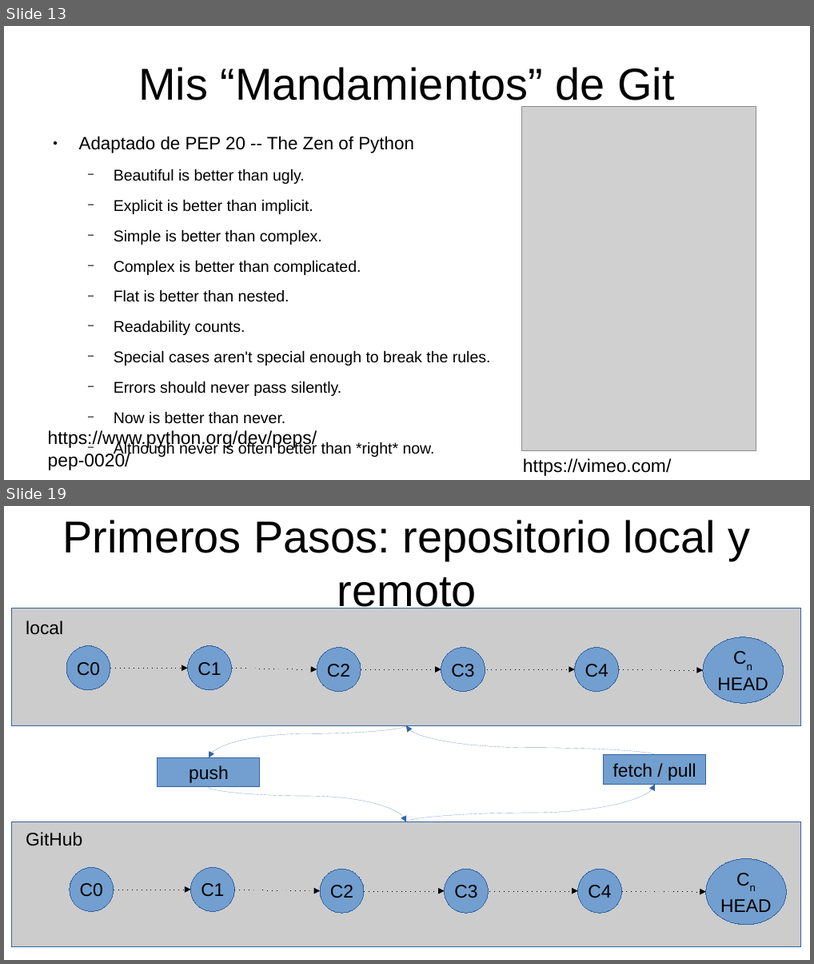
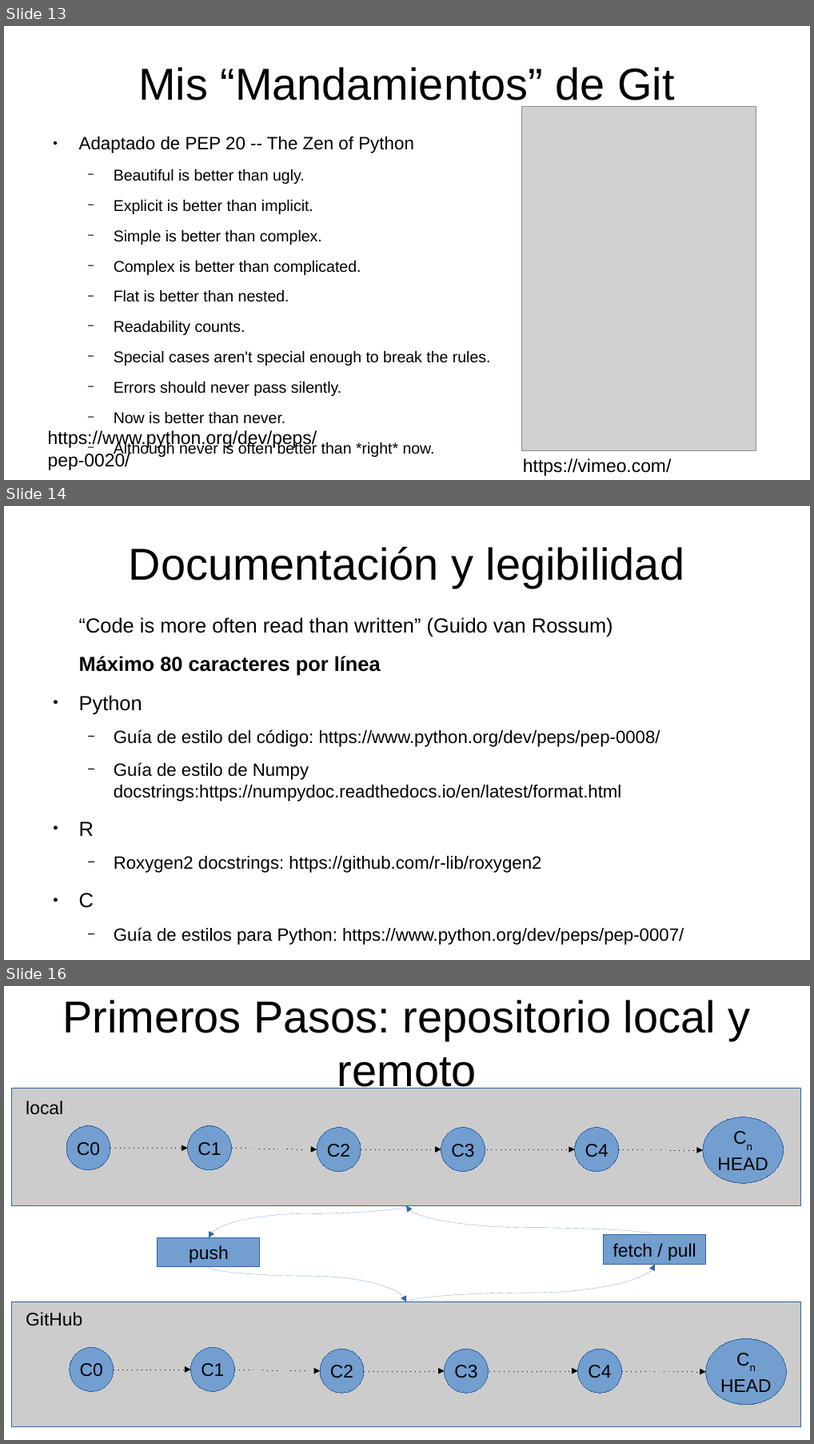
Before and after one commit to hectornieto/cursoGit, a slide deck: presentaciones/intro_git.odp. Shown one above the other, each under a label of ours: slides 13 and 19 before the commit, slides 13, 14 and 16 after it; the slides between them are not shown. The pictures are 814x964 and 814x1444 pixels, drawn with LibreOffice and Linux fonts; fonts in the diff are those of the drawing; grey boxes stand for pictures. Boxes give left, top, right and bottom in pixels: in the first picture for what was removed or moved away, otherwise in the second. Text is boxed around its words. In the diff, an @@ line names an element or a change of style, - is before the commit and + after.

```diff
--- a/presentaciones/intro_git.odp
+++ b/presentaciones/intro_git.odp
@@ slide 14 added at bbox=[4, 506, 810, 960], background #FFFFFF @@
@@ title added at bbox=[129, 547, 685, 588], 44 pt, text #000000 @@
+Documentación y legibilidad
@@ text added at bbox=[79, 617, 684, 944], 17.5 pt, text #000000 @@
+“Code is more often read than written” (Guido van Rossum)
+Máximo 80 caracteres por línea
+● Python
+  − Guía de estilo del código: https://www.python.org/dev/peps/pep-0008/
+  − Guía de estilo de Numpy docstrings:https://numpydoc.readthedocs.io/en/latest/format.html
+● R
+  − Roxygen2 docstrings: https://github.com/r-lib/roxygen2
+● C
+  − Guía de estilos para Python: https://www.python.org/dev/peps/pep-0007/
@@ what was slide 19 is now slide 16 @@
```
Also in this commit, not shown: 1 slide changed, 1 other file.
